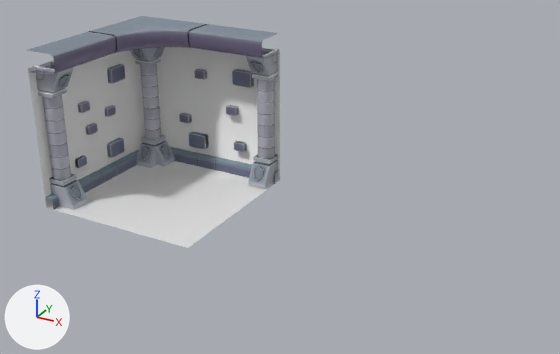
Before and after pictures for a commit that changed the FBX model baila-o-muere-JAM/Assets/Models/enviroment/Modular_Enviro_Floor_Corner.fbx.
Camera for both pictures: a 50 mm lens placed at (9.87, -16.41, 11.82), pointed at (-1.1, 3.53, 1.85). Arrows for +X, +Y and +Z are at lower left; the lights stay in place. Where no turn or scale is listed for an object, it has been applied to the vertices. Vertices at the same position are counted once.

In view in the first picture: 'Columna.002', 'Columna.003', 'Columna.005', 'Cube.015', 'Cube.016', 'Wall.002', 'Wall.011', 'Wall.013'.
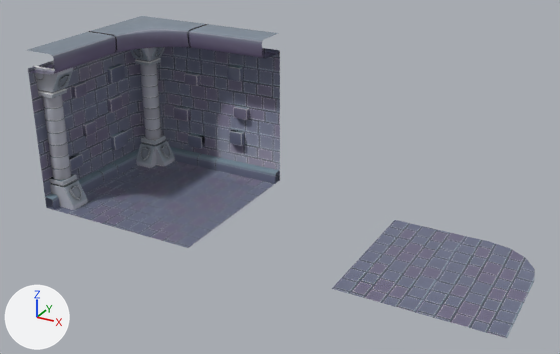
Where the newer file only moved an object's origin or applied its transform, the numbers keep the older frame.

Changed parts and their boxes (x1, y1, x2, y2) in the pictures (560 x 354 px; the box of a moved part takes in the faces that stretch with it):
'Cube.016', recoloured (grey to blue)
    both: (28, 47, 280, 214)
'Cube.029', added
    after: (332, 220, 535, 338)
'Wall.002', reshaped
    before: (75, 64, 254, 168)
    after: (69, 64, 249, 171)
'Columna.002', deleted
    before: (246, 49, 279, 189)
part 1 of me_cube_020, recoloured (white to blue)
    both: (69, 171, 266, 248)
part 2 of me_cube_013, moved or reshaped
    before: (107, 138, 125, 158)
    after: (111, 130, 128, 150)
part 3 of me_cube_013, moved or reshaped
    before: (86, 123, 98, 135)
    after: (83, 120, 97, 136)
part 4 of me_cube_013, moved or reshaped
    before: (75, 155, 87, 168)
    after: (69, 153, 83, 171)
part 5 of me_cube_013, moved or reshaped
    before: (105, 105, 116, 117)
    after: (108, 95, 123, 113)
part 6 of me_cube_013, moved or reshaped
    before: (78, 101, 90, 113)
    after: (72, 82, 87, 99)
part 7 of me_cube_013, moved or reshaped
    before: (189, 132, 209, 149)
    after: (187, 133, 205, 149)
part 8 of me_cube_013, moved or reshaped
    before: (179, 113, 192, 123)
    after: (173, 106, 191, 122)
part 9 of me_cube_013, moved or reshaped
    before: (234, 141, 247, 152)
    after: (229, 130, 244, 146)
part 10 of me_cube_013, moved or reshaped
    before: (232, 69, 254, 88)
    after: (227, 65, 243, 82)
part 11 of me_cube_013, moved or reshaped
    before: (226, 105, 239, 116)
    after: (233, 106, 249, 120)
part 12 of me_cube_013, moved or reshaped
    before: (194, 69, 207, 80)
    after: (184, 72, 200, 86)

Edits to the bpy script that builds the scene:
```text
Add img_modular_floor_texture_df_png:
    img_modular_floor_texture_df_png = load_image('Modular_Floor_Texture_DF.png', 'Textures/Modular_Floor_Texture/Modular_Floor_Texture_DF.png', 2048, 2048, 'sRGB')
Add mat_fmodular_enviro_floor:
    mat_fmodular_enviro_floor = bpy.data.materials.new('FModular_Enviro_Floor')
    # uses the picture img_modular_floor_texture_df_png
Change me_cube_013:
    where me_cube_013.from_pydata(...)  # 576 vertices, 444 faces; spans x -9.05..-4.06, y -2.93..1.48, z 0.69..4.06
    used by ob_wall_002; location = (0.0, 5.53, 0.0)
    me_cube_013 part 2: the loose piece of 48 vertices spanning x -9.05..-8.78, y -1.21..-0.41, z 0.69..1.26 is moved by (0.0, 0.25, 0.22)
    me_cube_013 part 3: the loose piece of 48 vertices spanning x -9.05..-8.81, y -2.22..-1.77, z 1.94..2.27 is scaled about its middle by (1, 1.24, 1.37), then moved by (0.0, -0.09, 0.05)
    me_cube_013 part 4: the loose piece of 48 vertices spanning x -9.05..-8.81, y -2.93..-2.48, z 0.92..1.25 is scaled about its middle by (1.37, 1.47, 1.37), then moved by (-0.02, -0.32, 0.1)
    me_cube_013 part 5: the loose piece of 48 vertices spanning x -9.05..-8.81, y -1.15..-0.69, z 2.3..2.63 is scaled about its middle by (1, 1.45, 1.61), then moved by (0.0, 0.31, 0.2)
    me_cube_013 part 6: the loose piece of 48 vertices spanning x -9.05..-8.81, y -2.49..-2.04, z 2.86..3.19 is scaled about its middle by (1.27, 1.27, 1.4), then moved by (-0.01, -0.14, 0.65)
    me_cube_013 part 7: the loose piece of 48 vertices spanning x -6.94..-6.15, y 1.21..1.48, z 0.69..1.26 is scaled about its middle by (0.858, 1, 0.858), then moved by (-0.11, 0.0, -0.04)
    me_cube_013 part 8: the loose piece of 48 vertices spanning x -7.35..-6.89, y 1.24..1.48, z 1.63..1.96 is scaled about its middle by (1.52, 1, 1.52), then moved by (-0.16, 0.0, 0.15)
    me_cube_013 part 9: the loose piece of 48 vertices spanning x -4.88..-4.42, y 1.24..1.48, z 0.92..1.25 is scaled about its middle by (1.23, 1, 1.6), then moved by (-0.15, 0.0, 0.32)
    me_cube_013 part 10: the loose piece of 48 vertices spanning x -4.86..-4.06, y 1.21..1.48, z 3.49..4.06 is scaled about its middle by (0.718, 1, 0.909), then moved by (-0.33, 0.0, 0.14)
    me_cube_013 part 11: the loose piece of 48 vertices spanning x -5.19..-4.74, y 1.24..1.48, z 2.3..2.63 is scaled about its middle by (1.29, 1, 1.29), then moved by (0.39, 0.0, -0.03)
    me_cube_013 part 12: the loose piece of 48 vertices spanning x -6.54..-6.08, y 1.24..1.48, z 3.5..3.83 is scaled about its middle by (1.29, 1, 1.29), then moved by (-0.41, 0.0, -0.25)
Change me_cube_020:
    where me_cube_020.from_pydata(...)  # 8 vertices, 1 face; spans x -4.97..0.0, y 0.0..4.97, z 0.0
    used by ob_cube_015; location = (-2.98, 0.98, 0.0)
    me_cube_020 part 1: 1 face spanning x -4.97..0.0, y 0.0..4.97, z 0.0 switches from no material to mat_fmodular_enviro_floor
    add me_cube_020.materials.append(mat_fmodular_enviro_floor)
Change me_cube_021:
    where me_cube_021.from_pydata(...)  # 21 vertices, 12 faces; spans x -5.97..0.0, y 0.0..5.97, z 0.0..4.97
    add me_cube_021.materials.append(mat_fmodular_enviro_floor)
Add me_cube_156:
    me_cube_156.from_pydata(...)  # 8 vertices, 1 face; spans x 1.99..6.96, y 0.99..5.96, z 0.0
    me_cube_156.materials.append(mat_fmodular_enviro_floor)
Remove ob_columna_002:
    ob_columna_002 = bpy.data.objects.new('Columna.002', me_plane_012)
    ob_columna_002.location = (-3.52, 6.51, 0.02)
Add ob_cube_029:
    ob_cube_029 = bpy.data.objects.new('Cube.029', me_cube_156)
    ob_cube_029.location = (0.0, 0.0, 0.0)
```
